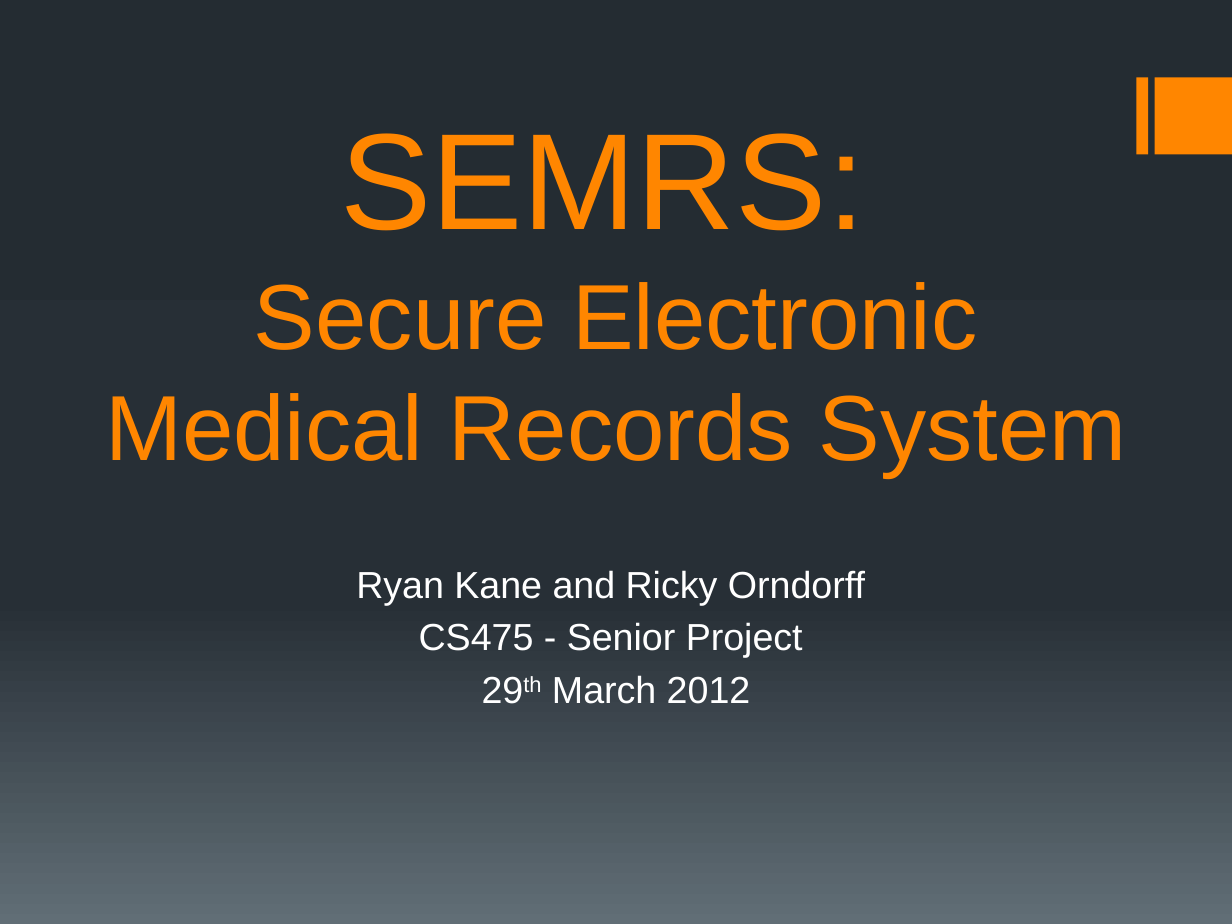
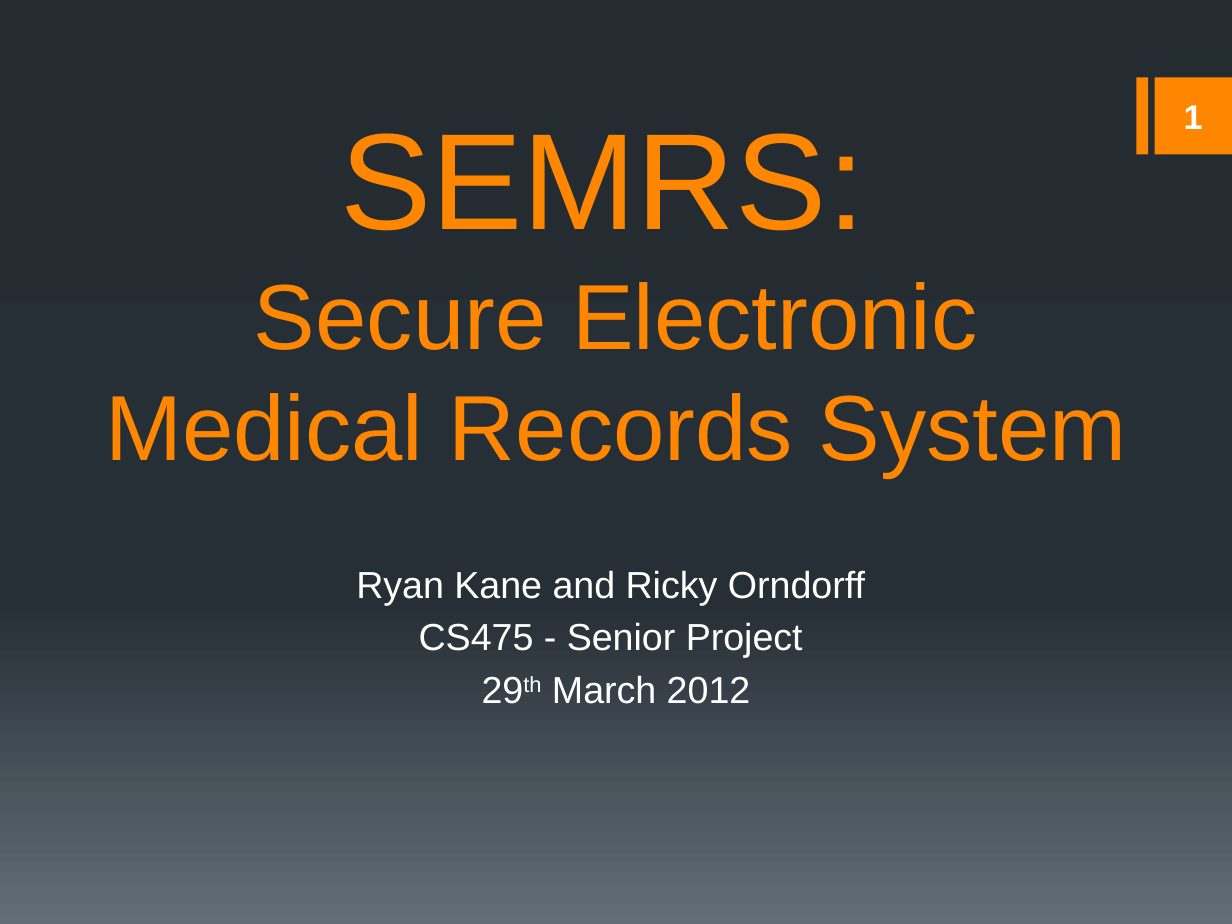
Before and after one commit to rmkane/semrs, a slide deck: slide 1 of MidTerm/Midterm_presentation_SEMRS.pptx. Drawn at 1232x924 pixels with LibreOffice and Linux fonts; fonts in the diff are those of the drawing. Boxes give left, top, right and bottom in pixels: in the first picture for what was removed or moved away, otherwise in the second. Text is boxed around its words. In the diff, an @@ line names an element or a change of style, - is before the commit and + after.

```diff
--- a/MidTerm/Midterm_presentation_SEMRS.pptx
+++ b/MidTerm/Midterm_presentation_SEMRS.pptx
@@ page number added at box(1184, 105, 1203, 129), 20 pt, text #FFFFFF, bold @@
+1
```
Also in this commit, not shown: 8 other slides changed.
